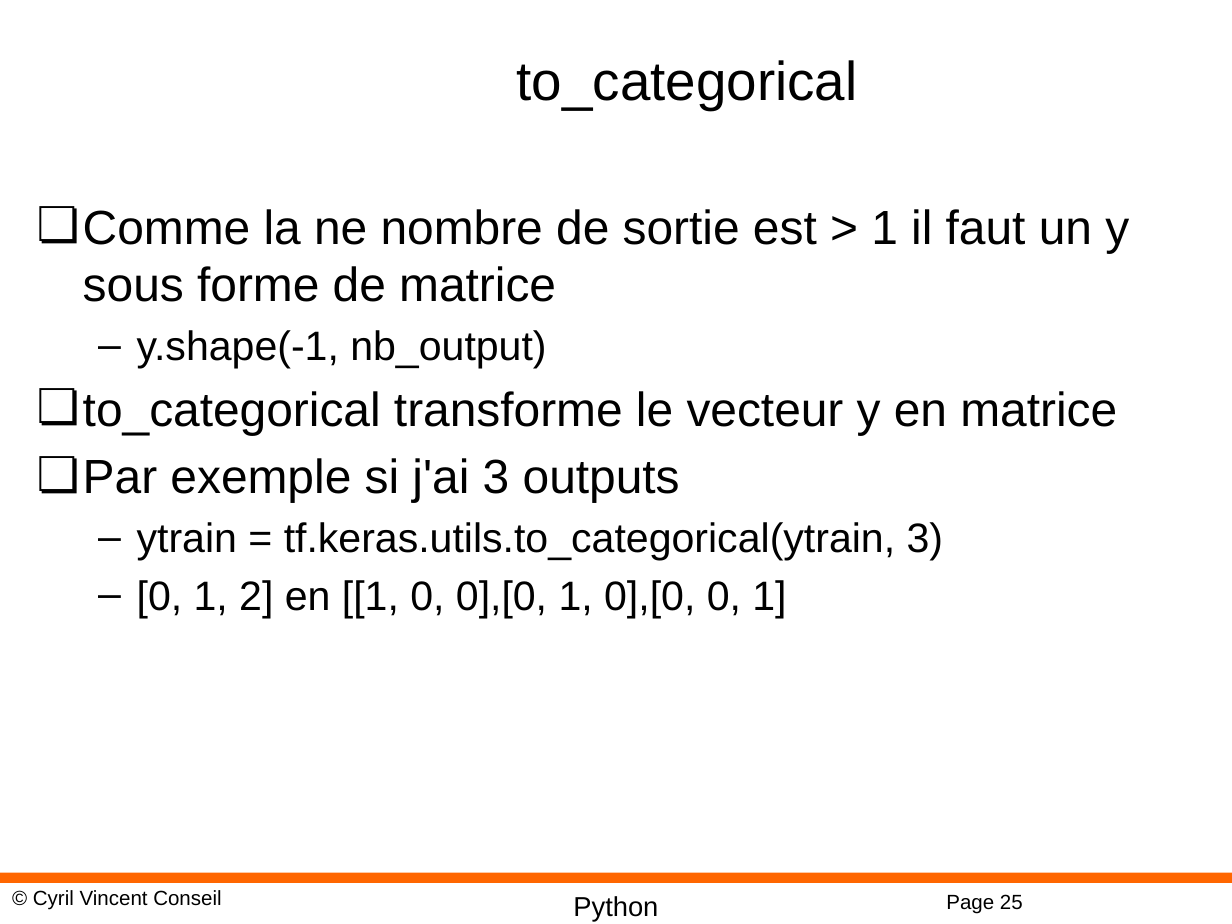
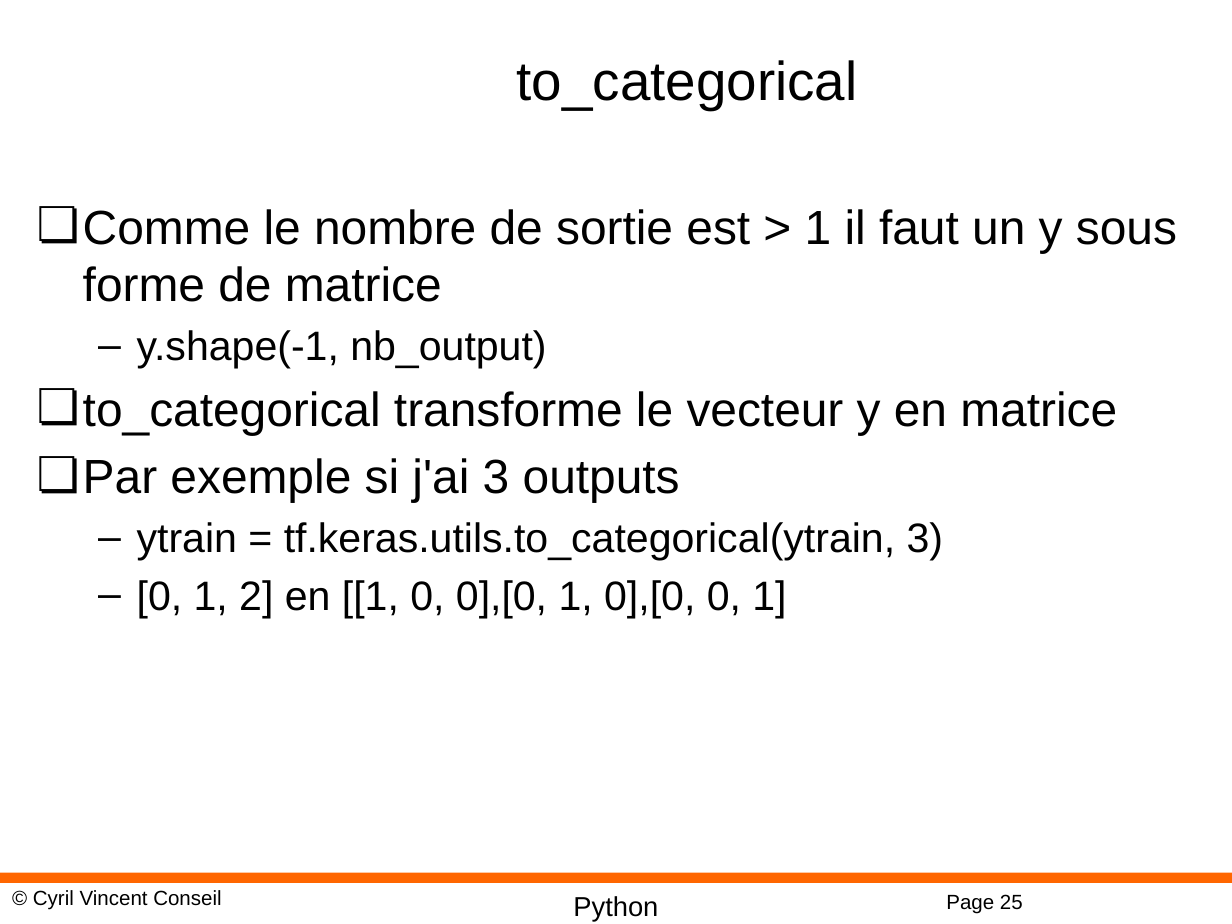
Before and after one commit to cyrilvincent/ML, a slide deck: slide 25 of PPT/DeepLearning09-Keras.pptx. Drawn at 1232x924 pixels with LibreOffice and Linux fonts; fonts in the diff are those of the drawing; background and template pictures are left out. Boxes give left, top, right and bottom in pixels: in the first picture for what was removed or moved away, otherwise in the second. Text is boxed around its words. In the diff, an @@ line names an element or a change of style, - is before the commit and + after.

```diff
--- a/PPT/DeepLearning09-Keras.pptx
+++ b/PPT/DeepLearning09-Keras.pptx
@@ text at (x1=83, y1=209, x2=1177, y2=302): text changed @@
-❏ Comme la ne nombre de sortie est > 1 il faut un y sous forme de matrice
+❏ Comme le nombre de sortie est > 1 il faut un y sous forme de matrice
```
Also in this commit, not shown: 1 other file.
